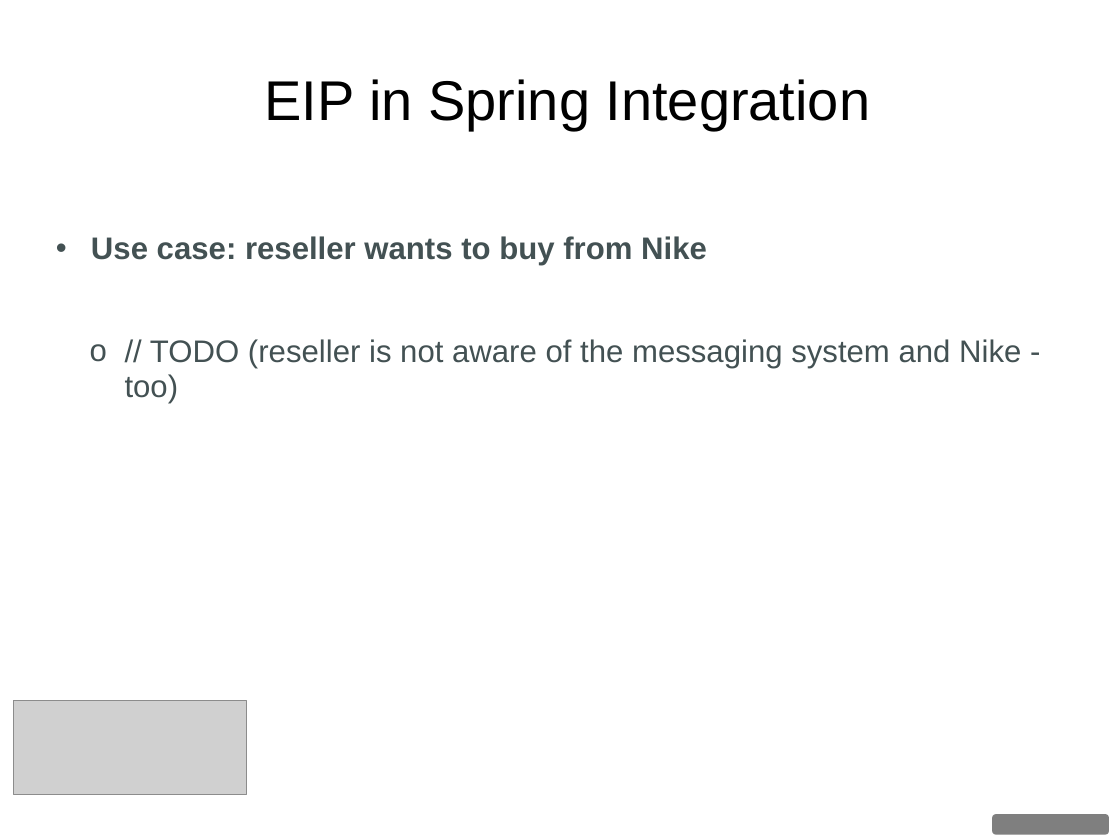
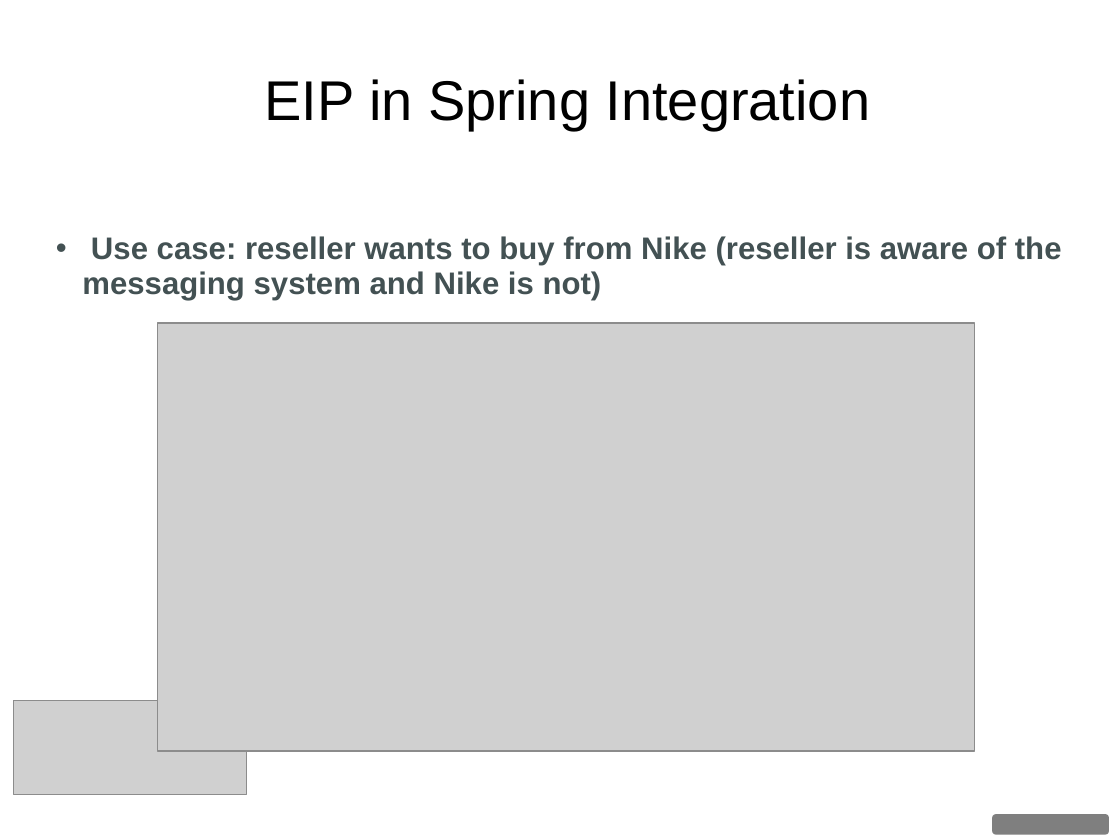
Before and after one commit to dgyordanov/springintegration, a slide deck: slide 18 of Spring_Integration.ppt (slide 22 before the commit). Drawn at 1120x840 pixels with LibreOffice and Linux fonts; fonts in the diff are those of the drawing; grey boxes stand for pictures; background and template pictures are left out. Boxes give left, top, right and bottom in pixels: in the first picture for what was removed or moved away, otherwise in the second. Text is boxed around its words. In the diff, an @@ line names an element or a change of style, - is before the commit and + after.

```diff
--- a/Spring_Integration.ppt
+++ b/Spring_Integration.ppt
@@ text at <box>82,236,1062,300</box>: text changed; bold on @@
-• Use case: reseller wants to buy from Nike
-  o // TODO (reseller is not aware of the messaging system and Nike - too)
+• Use case: reseller wants to buy from Nike (reseller is aware of the messaging system and Nike is not)
@@ picture added at <box>158,323,974,750</box> @@
```
Also in this commit, not shown: 12 other slides changed, 1 slide added, 6 other files.
